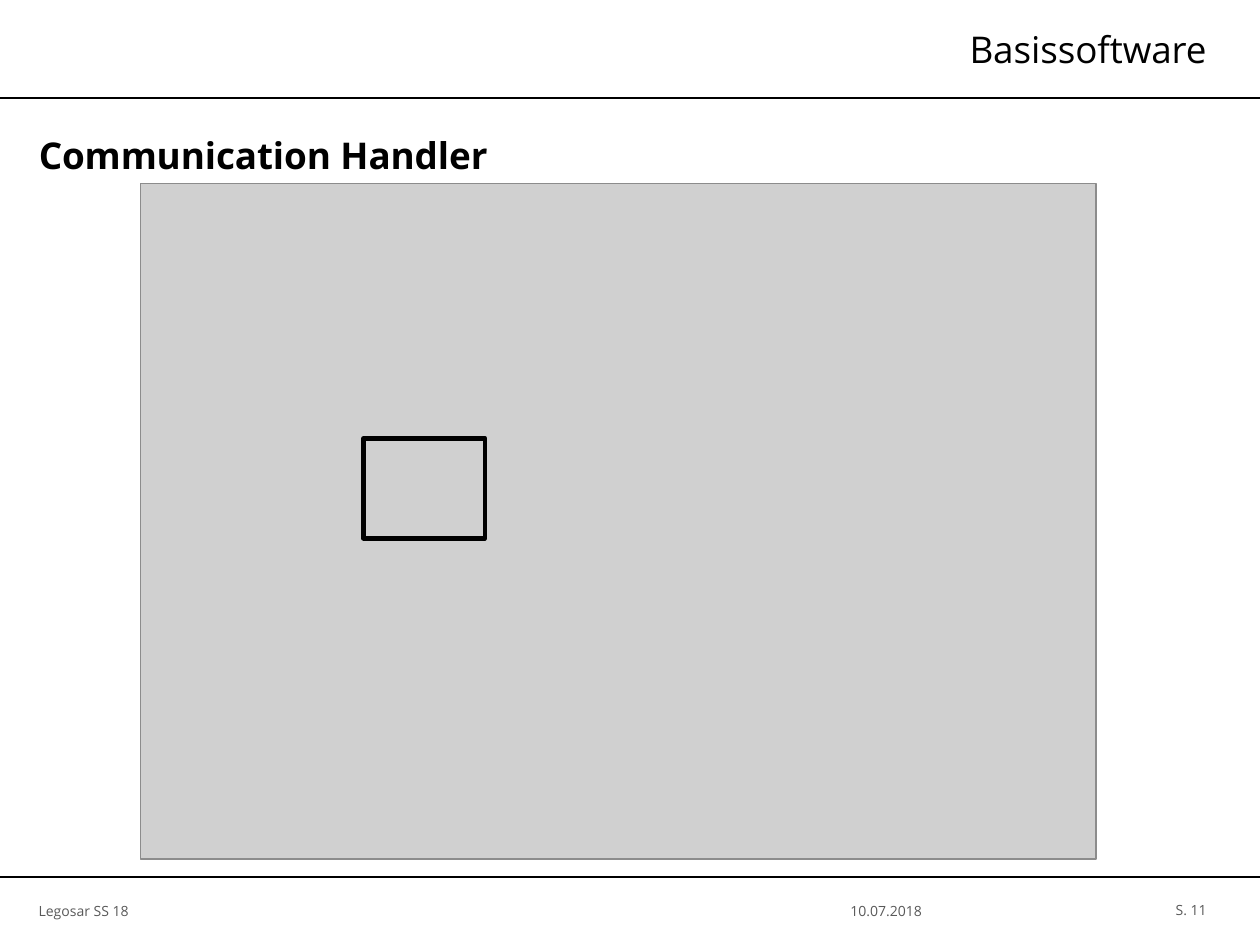
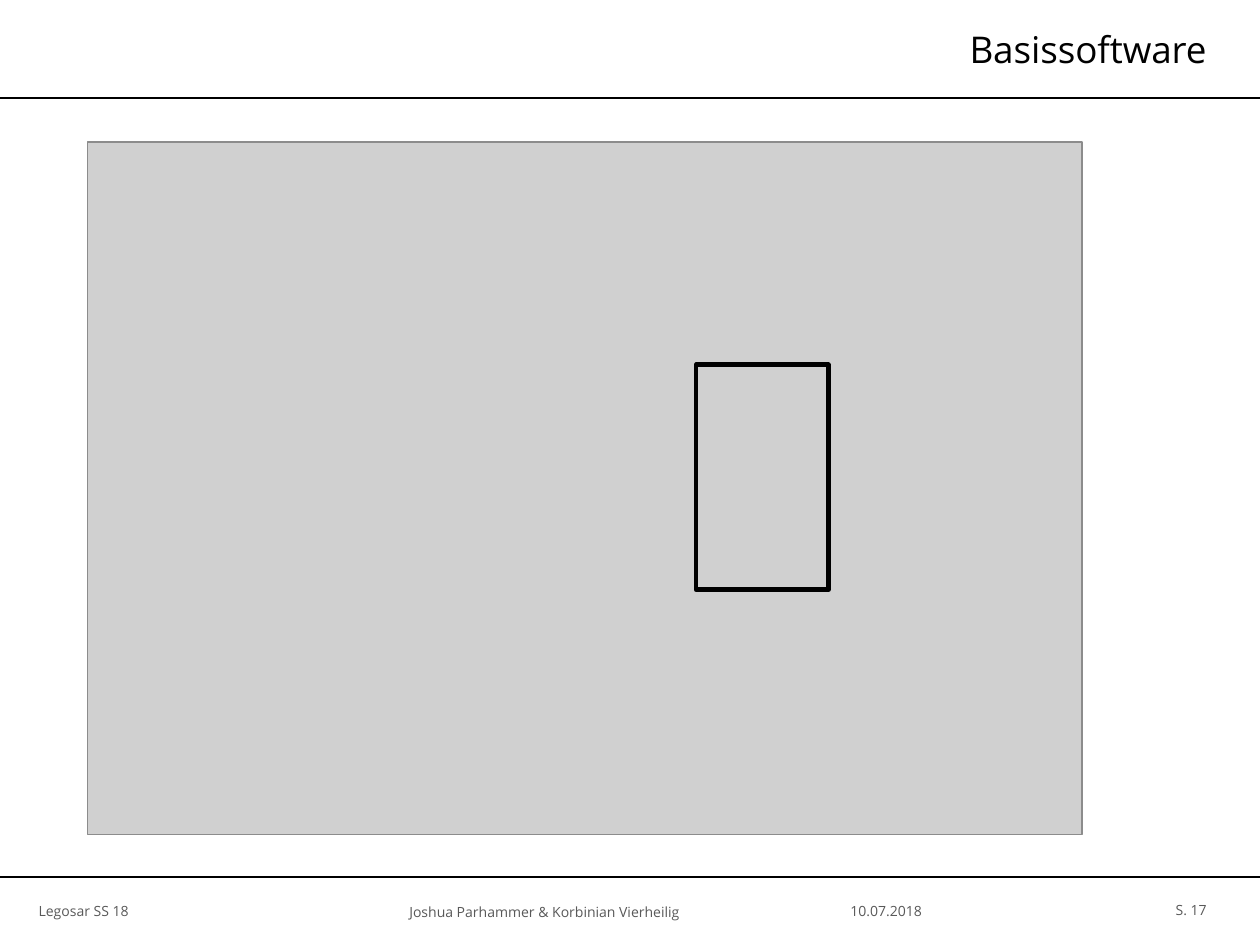
Before and after one commit to SimH1993/OTHR_AUTOSARSS18, a slide deck: slide 17 of Präsentation/Legosar_Master.pptx (slide 11 before the commit). Drawn at 1260x945 pixels with LibreOffice and Linux fonts; fonts in the diff are those of the drawing; grey boxes stand for pictures; background and template pictures are left out. Boxes give left, top, right and bottom in pixels: in the first picture for what was removed or moved away, otherwise in the second. Text is boxed around its words. In the diff, an @@ line names an element or a change of style, - is before the commit and + after.

```diff
--- a/Präsentation/Legosar_Master.pptx
+++ b/Präsentation/Legosar_Master.pptx
@@ text removed at [39, 141, 487, 170] @@
-Communication Handler
@@ picture: place and size @@
-picture at [141, 183, 1097, 858]
+picture at [87, 141, 1082, 833]
@@ rectangle added at [696, 365, 828, 590], outline #000000 2 pt @@
@@ rectangle removed at [363, 438, 484, 538] @@
@@ text added at [409, 906, 679, 921], 6 pt, text #595959 @@
+Joshua Parhammer & Korbinian Vierheilig
@@ page number at [1176, 905, 1207, 915]: text changed @@
-S. 11
+S. 17
```
Also in this commit, not shown: 27 other slides changed, 7 slides added.
